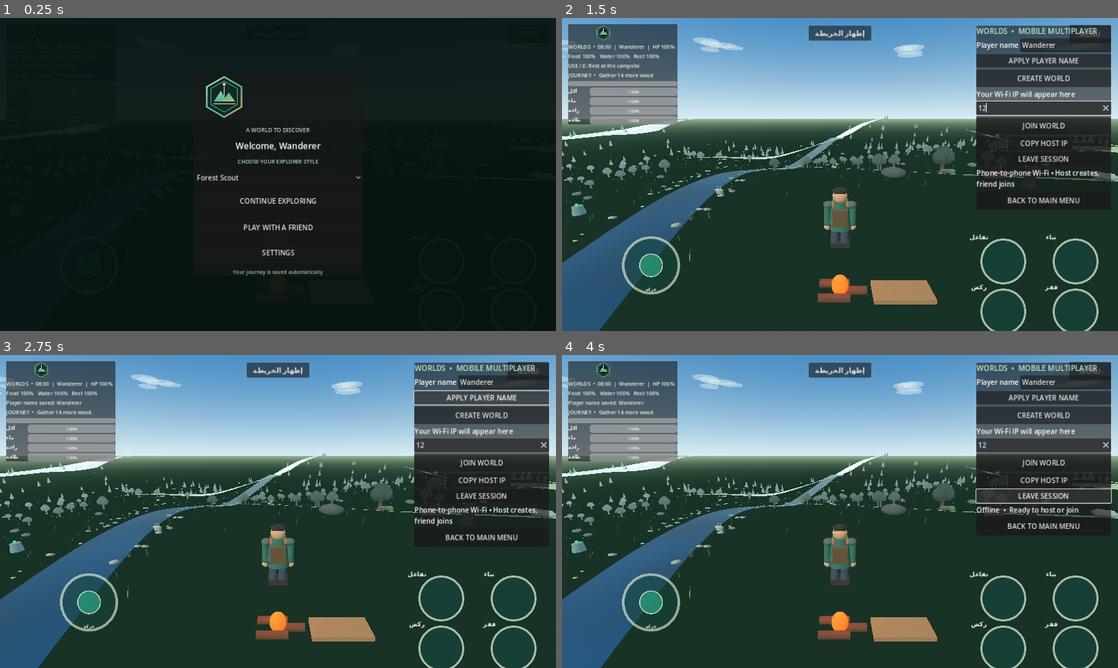
Above: before the commit, frames 1-4 (two rows, left to right).
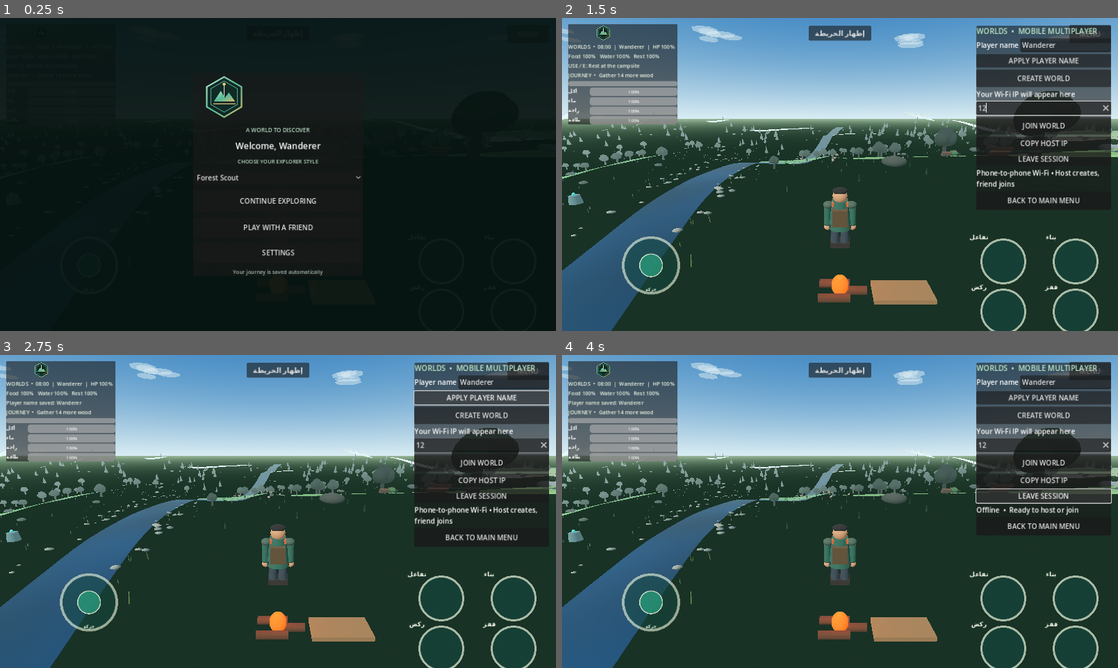
Above: after the commit, the same moments.

Repository: loayh523-lab/WORLDS
Game: Godot game, scene res://scenes/main.tscn
The game is run twice, just before and just after one commit, with the same random seed, the same clock (stepped at 60 frames per second) and the same inputs.
Inputs (mouse positions are in pixels of both pictures, inside the frame that each line leads up to):
- Up to frame 1 (0.25 s): no input
- Up to frame 2 (1.5 s): click "PLAY WITH A FRIEND" at 0.5 s; click (1045, 108) at 1.27 s; type "12" at 1.35 s
- Up to frame 3 (2.75 s): click "APPLY PLAYER NAME" at 2 s
- Up to frame 4 (4 s): click "CREATE WORLD" at 2.75 s; click "LEAVE SESSION" at 3.5 s

The runs differ from the first frame. In frame 2, 7.4% of the frame differs, in the area x 0-100%, y 2-100%; in frame 3, 7.5%; in frame 4, 7.5%.

Commit message:
Shape terrain with layered natural landform noise

Diff:
--- a/scripts/main.gd
+++ b/scripts/main.gd
@@ -284,20 +284,48 @@
     cloud_layer.extra_cull_margin = 180.0
     add_child(cloud_layer)
 
+func _terrain_hash(grid_x: int, grid_z: int) -> float:
+    var value := sin(float(grid_x) * 127.1 + float(grid_z) * 311.7) * 43758.5453
+    return value - floorf(value)
+
+func _terrain_noise(x: float, z: float) -> float:
+    var grid_x := floori(x)
+    var grid_z := floori(z)
+    var blend_x := x - floorf(x)
+    var blend_z := z - floorf(z)
+    blend_x = blend_x * blend_x * (3.0 - 2.0 * blend_x)
+    blend_z = blend_z * blend_z * (3.0 - 2.0 * blend_z)
+    var top := lerpf(_terrain_hash(grid_x, grid_z), _terrain_hash(grid_x + 1, grid_z), blend_x)
+    var bottom := lerpf(_terrain_hash(grid_x, grid_z + 1), _terrain_hash(grid_x + 1, grid_z + 1), blend_x)
+    return lerpf(top, bottom, blend_z)
+
 func _height_at(x: float, z: float) -> float:
+    var broad_noise := _terrain_noise(x * 0.0062, z * 0.0062)
+    var medium_noise := _terrain_noise(x * 0.021, z * 0.021)
+    var fine_noise := _terrain_noise(x * 0.065, z * 0.065)
+    var landform_variation := (broad_noise - 0.5) * 8.0
+    landform_variation += (medium_noise - 0.5) * 3.8
+    landform_variation += (fine_noise - 0.5) * 0.9
+
     var broad_hills := sin(x * 0.013) * 6.5 + cos(z * 0.011) * 7.0
-    broad_hills += sin((x + z) * 0.008) * 5.0
+    broad_hills += sin((x + z) * 0.008) * 5.0 + landform_variation
+
     var desert_weight := clampf((x - 125.0) / 105.0, 0.0, 1.0)
     var dunes := sin(x * 0.031 + cos(z * 0.022) * 1.8) * 1.25 + cos(z * 0.038) * 0.75
+    dunes += (broad_noise - 0.5) * 1.8 + (fine_noise - 0.5) * 0.55
     broad_hills = lerpf(broad_hills, dunes, desert_weight)
+
     var snow_weight := clampf((-z - 125.0) / 100.0, 0.0, 1.0)
     var alpine := sin(x * 0.018) * 8.0 + cos(z * 0.021) * 6.0
-    alpine += maxf(0.0, sin((x + z) * 0.028)) * 15.0
+    var broken_ridge := 1.0 - absf(_terrain_noise(x * 0.014 + 37.0, z * 0.014 - 19.0) * 2.0 - 1.0)
+    alpine += pow(broken_ridge, 2.2) * 15.0
+    alpine += landform_variation * 1.35
     broad_hills = lerpf(broad_hills, alpine, snow_weight)
+
     var ridge_wave := maxf(0.0, sin((x - z) * 0.021 + cos(z * 0.009)))
     var ridges := ridge_wave * ridge_wave * lerpf(8.5, 3.0, desert_weight)
     var river_bank: float = absf(x - sin(z * 0.018) * 18.0)
-    var valley: float = -maxf(0.0, 1.0 - river_bank / 26.0) * 2.8
+    var valley: float = -maxf(0.0, 1.0 - river_bank / 35.0) * 4.2
     var upland := maxf(0.0, sin(x * 0.004 + z * 0.006)) * 4.0
     return broad_hills + ridges + upland + valley
 
